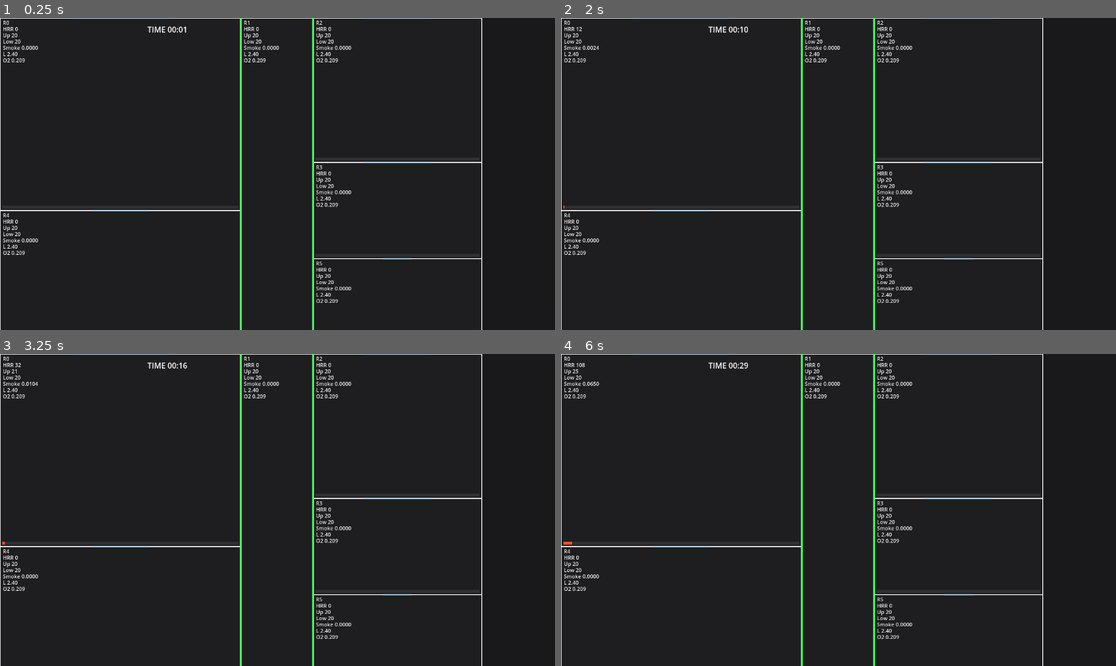
Above: before the commit, frames 1-4 (two rows, left to right).
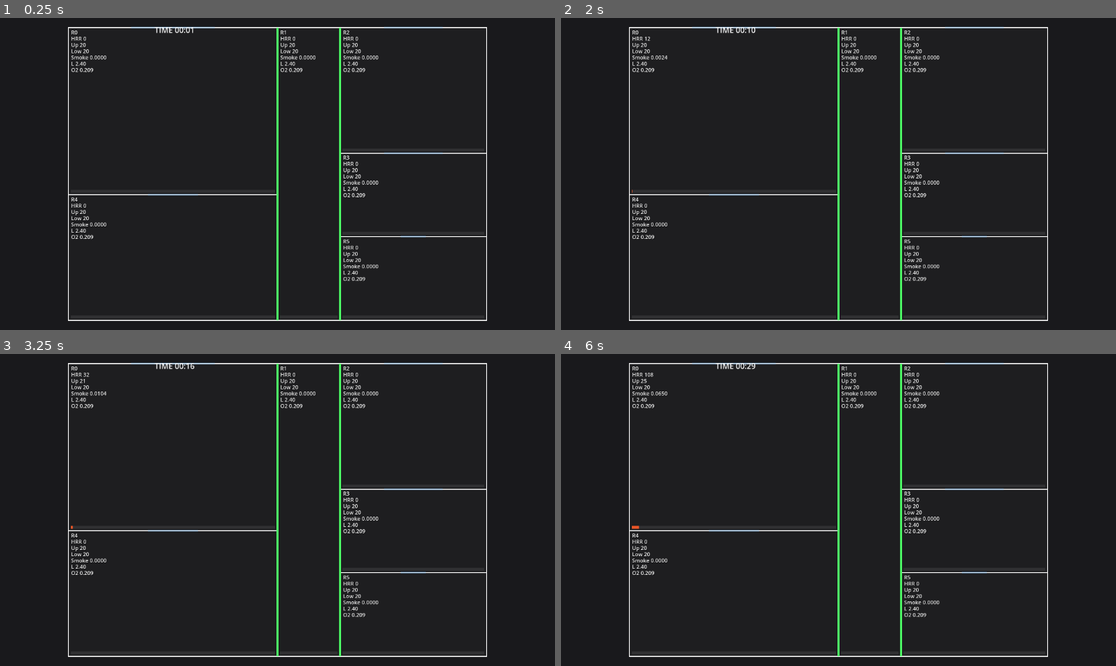
Above: after the commit, the same moments.

Repository: pkt-dangpv/simufire
Game: Godot game, scene res://main.tscn
Same seed, same stepped clock (60 frames per second), same inputs: the game is played once before the commit and once after it.
Inputs:
- Up to frame 1 (0.25 s): no input
- Up to frame 2 (2 s): tap Enter at 0.5 s; tap Space at 1.25 s
- Up to frame 3 (3.25 s): tap Enter at 2 s
- Up to frame 4 (6 s): tap Space at 3.5 s; tap Enter at 5.75 s

The runs differ from the first frame. In frame 1, 6.2% of the frame differs, in the area x 0-88%, y 0-100%; in frame 2, 6.2%; in frame 3, 6.2%; in frame 4, 6.3%.

Commit message:
o2 no funciona

Diff:
--- a/main.tscn
+++ b/main.tscn
@@ -34,10 +34,9 @@
 anchors_preset = 15
 anchor_right = 1.0
 anchor_bottom = 1.0
-offset_left = 1.0
-offset_top = -1.0
-offset_right = 1.0
-offset_bottom = -1.0
+offset_left = 16.0
+offset_right = 16.0
+offset_bottom = 2.0
 grow_horizontal = 2
 grow_vertical = 2
 script = ExtResource("3_h2yge")
@@ -150,3 +149,5 @@
 [node name="TimeLabel" type="Label" parent="UI/HUD/MarginContainer" unique_id=2138669738]
 layout_mode = 2
 text = "TIME"
+horizontal_alignment = 1
+vertical_alignment = 1
--- a/sim/core/SimulationEngine.gd
+++ b/sim/core/SimulationEngine.gd
@@ -23,7 +23,7 @@
 
 # Constantes de conversión y físicas que no estaban claras dónde ponerlas.
 # Se pueden mover a un archivo de configuración o a BuildingModel si se quiere.
-const o2_consumption_kg_per_MJ: float = 0.12
+const o2_consumption_kg_per_MJ: float = 0.35
 const o2_nominal: float = 0.209
 
 # ============================================================
@@ -65,6 +65,7 @@
 
 @export var fire_o2_nominal: float = 0.209
 @export var fire_o2_min_for_flame: float = 0.10
+@export var fire_o2_consumption_kg_per_MJ: float = 0.20
 @export var fire_smoke_yield_kg_per_MJ: float = 0.06
 
 @export var fire_flashover_hrr_multiplier: float = 2.2
@@ -211,6 +212,7 @@
 	fire.o2_nominal = fire_o2_nominal
 	fire.o2_min_for_flame = fire_o2_min_for_flame
 	fire.smoke_yield_kg_per_MJ = fire_smoke_yield_kg_per_MJ
+	fire.o2_consumption_kg_per_MJ = fire_o2_consumption_kg_per_MJ
 
 	room.fire = fire
 	room.fire_time_s = 0.0
@@ -232,26 +234,77 @@
 
 		room.fire_time_s += dt
 
-		var hrr_ideal_kw: float = room.fire.compute_hrr_kw(room.fire_time_s)
+		# ----------------------------------------------------
+		# 1) HRR ideal por curva t²
+		# ----------------------------------------------------
+		var hrr_t2: float = room.fire.compute_hrr_kw(room.fire_time_s)
+
+		# ----------------------------------------------------
+		# 2) Límite por ventilación
+		# ----------------------------------------------------
 		var vent_limit_kw: float = building.estimate_vent_hrr_kw(room.id)
-
-		# Evitar infinito o 0 → límite físico mínimo
-		vent_limit_kw = clampf(vent_limit_kw, 500.0, room.fire.max_hrr_kw)
-
+		if vent_limit_kw <= 0.0:
+			vent_limit_kw = room.fire.max_hrr_kw
+		else:
+			vent_limit_kw = minf(vent_limit_kw, room.fire.max_hrr_kw)
+
+		# ----------------------------------------------------
+		# 3) Límite por combustible disponible
+		# ----------------------------------------------------
+		var fuel_limit_kw: float = room.fire.remaining_fuel_MJ / dt * 1000.0
+
+		# ----------------------------------------------------
+		# 4) Límite por tasa máxima de combustión
+		# ----------------------------------------------------
+		var burn_rate_limit_kw: float = room.fire.max_burn_rate_kw
+
+		# ----------------------------------------------------
+		# 5) HRR antes de O2
+		# ----------------------------------------------------
+		var hrr_limited_kw: float = minf(
+			minf(hrr_t2, vent_limit_kw),
+			minf(fuel_limit_kw, burn_rate_limit_kw)
+		)
+
+		# ----------------------------------------------------
+		# 6) Factor por oxígeno
+		# ----------------------------------------------------
 		var o2_factor: float = _compute_o2_factor(
 			room.o2,
 			room.fire.o2_nominal,
 			room.fire.o2_min_for_flame
 		)
 
-		var hrr_limited_kw: float = minf(hrr_ideal_kw, vent_limit_kw)
-
 		room.hrr_kw = hrr_limited_kw * o2_factor
+
+		# ----------------------------------------------------
+		# 7) Consumo de combustible
+		# ----------------------------------------------------
+		var burned_MJ: float = room.hrr_kw / 1000.0 * dt
+		room.fire.remaining_fuel_MJ = maxf(
+			0.0,
+			room.fire.remaining_fuel_MJ - burned_MJ
+		)
+
+		# ----------------------------------------------------
+		# 8) Si se acaba el combustible, se apaga
+		# ----------------------------------------------------
+		if room.fire.remaining_fuel_MJ <= 0.0:
+			room.hrr_kw = 0.0
+			room.smoke_prod_kg_s = 0.0
+			continue
+
+		# ----------------------------------------------------
+		# 9) Producción de humo
+		# ----------------------------------------------------
 		room.smoke_prod_kg_s = _compute_smoke_production_kg_s(
 			room.hrr_kw,
 			room.fire.smoke_yield_kg_per_MJ
 		)
 
+		# ----------------------------------------------------
+		# 10) Flashover
+		# ----------------------------------------------------
 		_try_trigger_flashover(room)
 
 func _compute_o2_factor(o2: float, nominal: float, min_o2: float) -> float:
@@ -305,7 +358,8 @@
 		# 1) Consumo de O2 por combustión
 		# ----------------------------------------------------
 		if room.hrr_kw > 0.0:
-			var consumed: float = (room.hrr_kw / 1000.0) * o2_consumption_kg_per_MJ * dt
+			var consumption_rate: float = room.fire.o2_consumption_kg_per_MJ if room.fire != null else 0.20
+			var consumed: float = (room.hrr_kw / 1000.0) * consumption_rate * dt
 
 			# Si el O2 baja, el fuego también debe poder consumir menos
 			var availability_factor: float = clampf(
@@ -339,7 +393,7 @@
 		# ----------------------------------------------------
 		# 5) Fuga basal mínima desde exterior
 		# ----------------------------------------------------
-		var leakage_mix_rate: float = 0.03 * dt
+		var leakage_mix_rate: float = 0.0 * dt
 		room.o2 = lerpf(room.o2, o2_nominal, leakage_mix_rate)
 
 		# ----------------------------------------------------
@@ -468,6 +522,18 @@
 		var to_id: int = int(transfer.get("to", -1))
 		var kg: float = float(transfer.get("kg", 0.0))
 
+		# Aumentar derrame si la capa de humo está muy baja
+		var layer_factor: float = 1.0
+
+		if room_a.h_layer_m < 1.5:
+			layer_factor = 1.5
+		if room_a.h_layer_m < 1.0:
+			layer_factor = 2.5
+		if room_a.h_layer_m < 0.5:
+			layer_factor = 4.0
+
+		kg *= layer_factor
+
 		if from_id == -1 or to_id == -1 or kg <= 0.0:
 			continue
 
@@ -565,6 +631,9 @@
 		room.smoke_kg += float(smoke_delta_kg[int(room_id)])
 		room.smoke_kg = maxf(0.0, room.smoke_kg)
 
+		# Descarga extra si la capa ya está muy baja
+		if room.h_layer_m < 0.5:
+			room.smoke_kg *= 0.98
 	# --------------------------------------------------------
 	# 6) Recalcular capa desde la masa final
 	# --------------------------------------------------------
--- a/sim/fire/FireModel.gd
+++ b/sim/fire/FireModel.gd
@@ -7,6 +7,11 @@
 # Modelo simple del fuego.
 # Aquí viven los parámetros propios del incendio, no del edificio.
 # ============================================================
+
+# FUEL
+var fuel_energy_MJ: float = 2000.0
+var remaining_fuel_MJ: float = 5000.0
+var max_burn_rate_kw: float = 2000.0
 
 # Crecimiento t²
 var growth_alpha_kw_s2: float = 0.03
@@ -24,6 +29,7 @@
 # Oxígeno
 var o2_nominal: float = 0.209
 var o2_min_for_flame: float = 0.12
+var o2_consumption_kg_per_MJ: float = 0.20
 
 # Producción de humo
 var smoke_yield_kg_per_MJ: float = 0.06
--- a/sim/smoke/SmokeModel.gd
+++ b/sim/smoke/SmokeModel.gd
@@ -60,13 +60,20 @@
 	var floor_area_m2: float = maxf(0.01, room.floor_area_m2())
 	var smoke_depth_m: float = smoke_volume_m3 / floor_area_m2
 
-	var target_layer_m: float = clampf(room.height_m - smoke_depth_m, 0.0, room.height_m)
+	# Hacer la bajada de capa más agresiva
+	smoke_depth_m *= 1.35
+
+	var target_layer_m: float = clampf(
+		room.height_m - smoke_depth_m,
+		0.0,
+		room.height_m
+	)
 
 	if target_layer_m < room.h_layer_m:
 		room.h_layer_m = lerpf(
 			room.h_layer_m,
 			target_layer_m,
-			clampf(layer_relax_down * dt, 0.0, 1.0)
+			clampf(layer_relax_down * dt * 2.0, 0.0, 1.0)
 		)
 	else:
 		room.h_layer_m = lerpf(
--- a/ui/hud.gd
+++ b/ui/hud.gd
@@ -11,9 +11,8 @@
 	var sim_time_s: float = float(state.get("sim_time_s", 0.0))
 	var total_seconds: int = int(sim_time_s)
 
-	var minutes: int = floori (total_seconds / 60)
-	var seconds: int = total_seconds % 60
-
+	var minutes: int = int(float(total_seconds) / 60.0)
+	var seconds: int = int(total_seconds % 60)
 	time_label.text = "TIME %02d:%02d" % [minutes, seconds]
 
 
--- a/view/Visualizer.gd
+++ b/view/Visualizer.gd
@@ -28,6 +28,9 @@
 @export var room_outline_color: Color = Color(1.0, 1.0, 1.0, 1.0)
 @export var room_fill_color: Color = Color(1.0, 1.0, 1.0, 0.02)
 
+@export var auto_fit_to_view: bool = true
+@export var view_margin_px: float = 20.0
+
 # ============================================================
 # TOGGLES DE DIBUJO
 # ============================================================
@@ -349,8 +352,12 @@
 		if seg_m.size() != 2:
 			continue
 
-		var p1: Vector2 = seg_m[0] * meters_to_px
-		var p2: Vector2 = seg_m[1] * meters_to_px
+		var tf: Dictionary = _get_draw_transform()
+		var scale_px: float = float(tf["scale"])
+		var offset: Vector2 = tf["offset"]
+
+		var p1: Vector2 = seg_m[0] * scale_px + offset
+		var p2: Vector2 = seg_m[1] * scale_px + offset
 
 		var alpha: float = 0.25 + 0.75 * clampf(op.open_fraction, 0.0, 1.0)
 
@@ -434,8 +441,12 @@
 # ============================================================
 
 func _to_px(rm: Rect2) -> Rect2:
-	var pos: Vector2 = rm.position * meters_to_px
-	var size: Vector2 = rm.size * meters_to_px
+	var tf: Dictionary = _get_draw_transform()
+	var scale_px: float = float(tf["scale"])
+	var offset: Vector2 = tf["offset"]
+
+	var pos: Vector2 = rm.position * scale_px + offset
+	var size: Vector2 = rm.size * scale_px
 	return Rect2(pos, size)
 
 
@@ -445,3 +456,50 @@
 		ids.append(int(k))
 	ids.sort()
 	return ids
+
+func _get_building_bounds_m() -> Rect2:
+	var first: bool = true
+	var bounds: Rect2 = Rect2()
+
+	for id in _get_sorted_room_ids():
+		var r: Rect2 = rects_m[id]
+		if first:
+			bounds = r
+			first = false
+		else:
+			bounds = bounds.merge(r)
+
+	return bounds
+
+
+func _get_draw_transform() -> Dictionary:
+	var bounds_m: Rect2 = _get_building_bounds_m()
+
+	if bounds_m.size.x <= 0.0 or bounds_m.size.y <= 0.0:
+		return {
+			"scale": meters_to_px,
+			"offset": Vector2.ZERO
+		}
+
+	var viewport_rect: Rect2 = get_viewport_rect()
+	var available_w: float = maxf(1.0, viewport_rect.size.x - view_margin_px * 2.0)
+	var available_h: float = maxf(1.0, viewport_rect.size.y - view_margin_px * 2.0)
+
+	var scale_px: float = meters_to_px
+
+	if auto_fit_to_view:
+		var scale_x: float = available_w / bounds_m.size.x
+		var scale_y: float = available_h / bounds_m.size.y
+		scale_px = minf(scale_x, scale_y)
+
+	var drawing_size_px: Vector2 = bounds_m.size * scale_px
+
+	var offset: Vector2 = Vector2(
+		(viewport_rect.size.x - drawing_size_px.x) * 0.5,
+		(viewport_rect.size.y - drawing_size_px.y) * 0.5
+	) - bounds_m.position * scale_px
+
+	return {
+		"scale": scale_px,
+		"offset": offset
+	}
